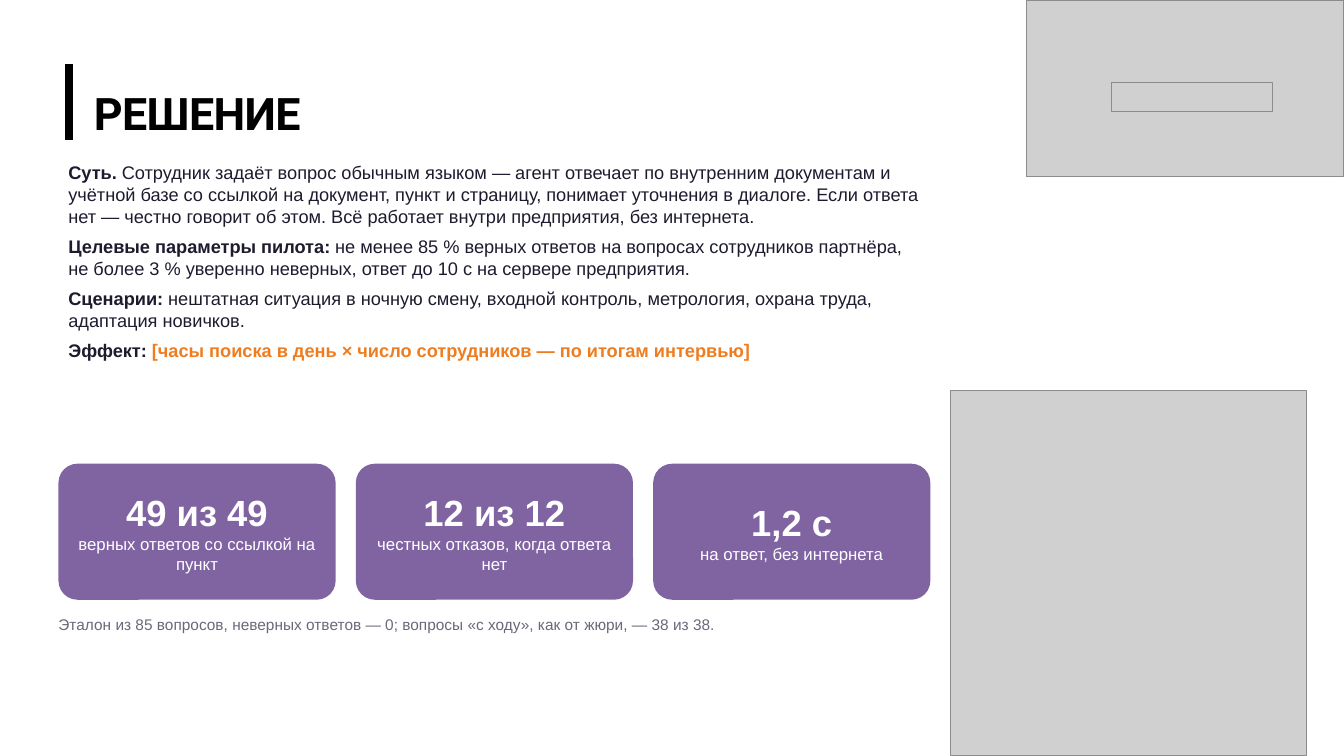
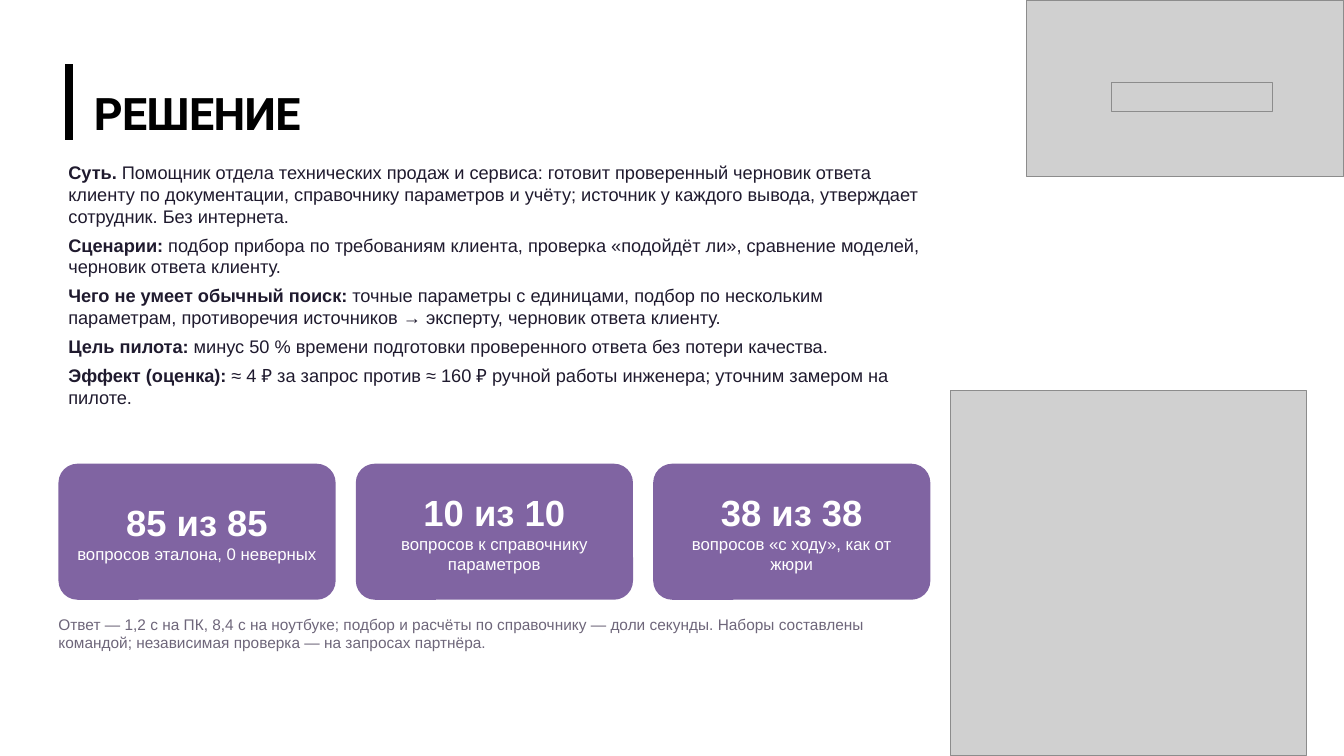
Before and after one commit to imaO0O/acselerator, a slide deck: slide 3 of docs/slides/prezentatsiya.pptx. Drawn at 1344x756 pixels with LibreOffice and Linux fonts; fonts in the diff are those of the drawing; grey boxes stand for pictures; background and template pictures are left out. Boxes give left, top, right and bottom in pixels: in the first picture for what was removed or moved away, otherwise in the second. Text is boxed around its words. In the diff, an @@ line names an element or a change of style, - is before the commit and + after.

```diff
--- a/docs/slides/prezentatsiya.pptx
+++ b/docs/slides/prezentatsiya.pptx
@@ text at (68, 165, 919, 404): text changed @@
-Суть. Сотрудник задаёт вопрос обычным языком — агент отвечает по внутренним документам и учётной базе со ссылкой на документ, пункт и страницу, понимает уточнения в диалоге. Если ответа нет — честно говорит об этом. Всё работает внутри предприятия, без интернета.
-Целевые параметры пилота: не менее 85 % верных ответов на вопросах сотрудников партнёра, не более 3 % уверенно неверных, ответ до 10 с на сервере предприятия.
-Сценарии: нештатная ситуация в ночную смену, входной контроль, метрология, охрана труда, адаптация новичков.
-Эффект: [часы поиска в день × число сотрудников — по итогам интервью]
+Суть. Помощник отдела технических продаж и сервиса: готовит проверенный черновик ответа клиенту по документации, справочнику параметров и учёту; источник у каждого вывода, утверждает сотрудник. Без интернета.
+Сценарии: подбор прибора по требованиям клиента, проверка «подойдёт ли», сравнение моделей, черновик ответа клиенту.
+Чего не умеет обычный поиск: точные параметры с единицами, подбор по нескольким параметрам, противоречия источников → эксперту, черновик ответа клиенту.
+Цель пилота: минус 50 % времени подготовки проверенного ответа без потери качества.
+Эффект (оценка): ≈ 4 ₽ за запрос против ≈ 160 ₽ ручной работы инженера; уточним замером на пилоте.
@@ text in rounded rectangle at (401, 500, 587, 574): text changed @@
-12 из 12
-честных отказов, когда ответа нет
+10 из 10
+вопросов к справочнику параметров
@@ text in rounded rectangle at (692, 500, 892, 574): text changed @@
-1,2 с
-на ответ, без интернета
+38 из 38
+вопросов «с ходу», как от жюри
@@ text in rounded rectangle at (77, 510, 317, 564): text changed @@
-49 из 49
-верных ответов со ссылкой на пункт
+85 из 85
+вопросов эталона, 0 неверных
@@ text at (58, 619, 864, 651): text changed @@
-Эталон из 85 вопросов, неверных ответов — 0; вопросы «с ходу», как от жюри, — 38 из 38.
+Ответ — 1,2 с на ПК, 8,4 с на ноутбуке; подбор и расчёты по справочнику — доли секунды. Наборы составлены командой; независимая проверка — на запросах партнёра.
```
Also in this commit, not shown: 10 other slides changed, 5 other files.
